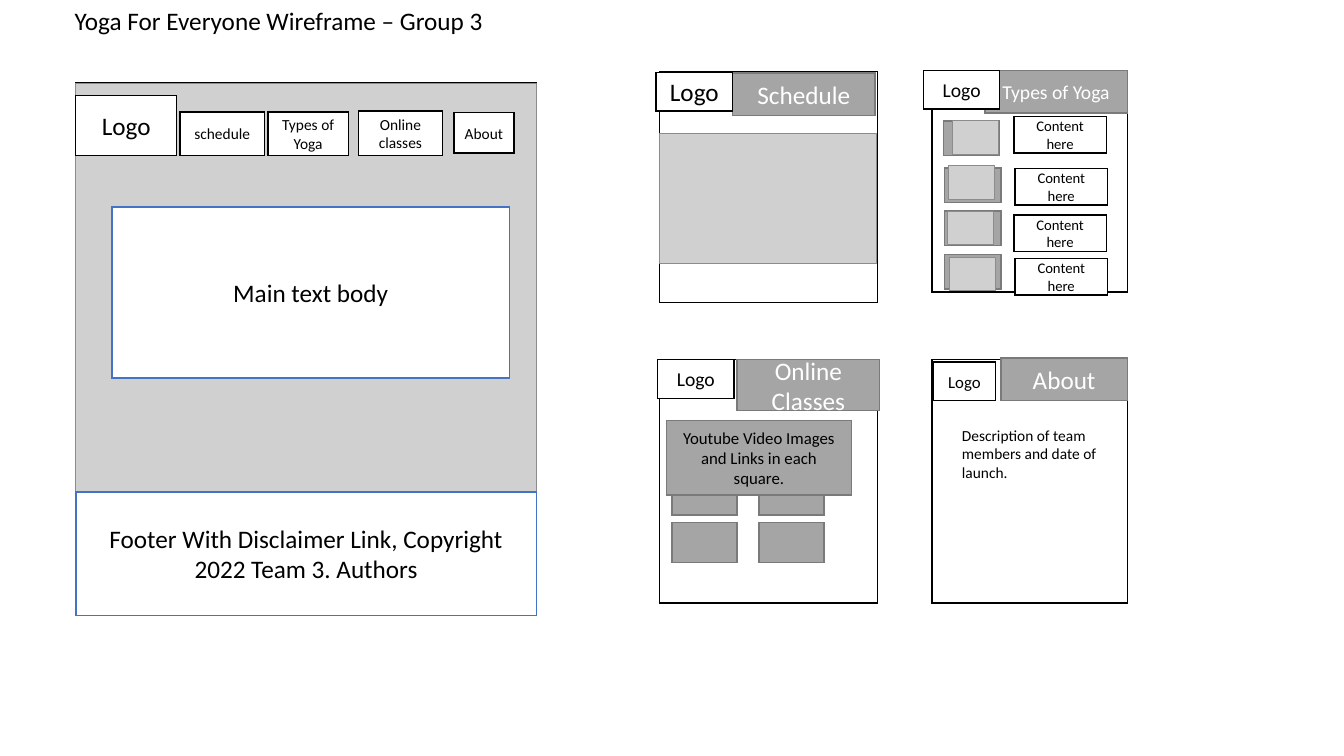
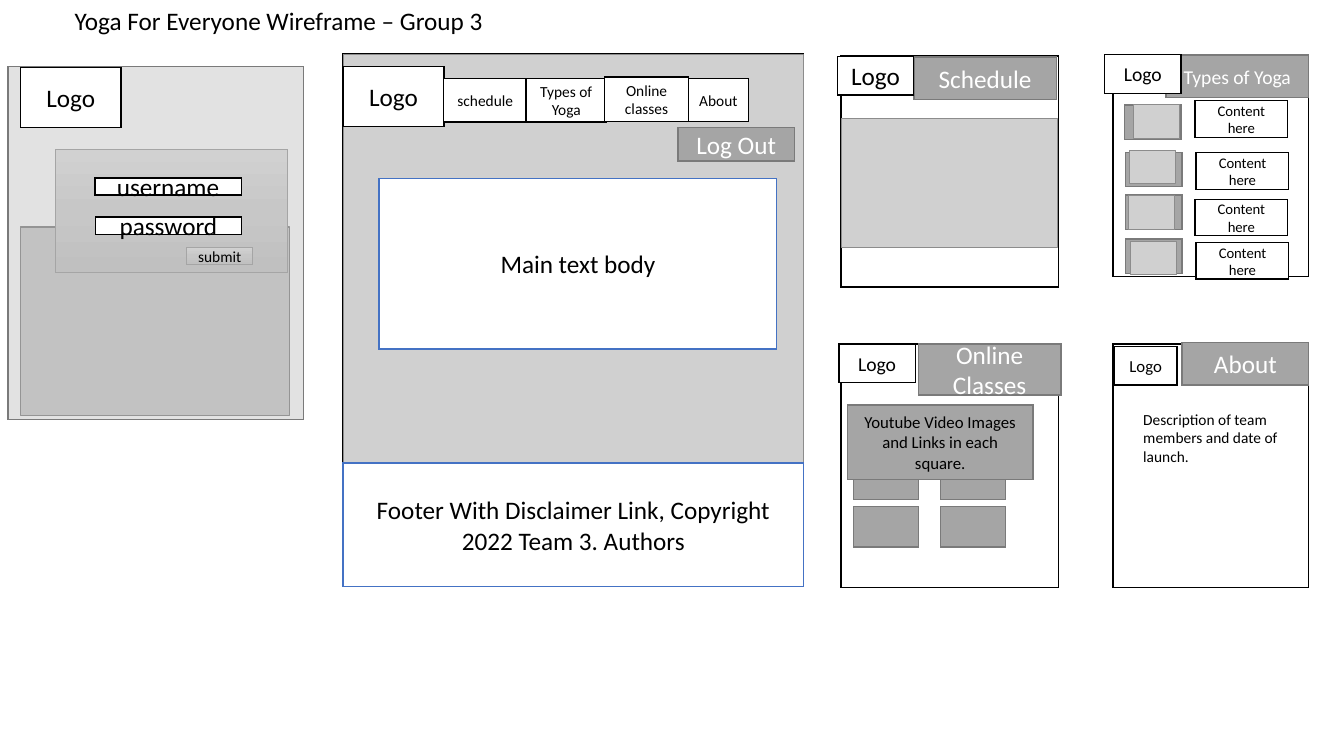
Before and after one commit to c0y01202/yoga-for-everyone, a slide deck: slide 1 of images/wireframe.pptx. Drawn at 1344x756 pixels with LibreOffice and Linux fonts; fonts in the diff are those of the drawing; grey boxes stand for pictures. Boxes give left, top, right and bottom in pixels: in the first picture for what was removed or moved away, otherwise in the second. Text is boxed around its words. In the diff, an @@ line names an element or a change of style, - is before the commit and + after.

```diff
--- a/images/wireframe.pptx
+++ b/images/wireframe.pptx
@@ 4 rectangles, 1 picture moved together from (x1=76, y1=83, x2=536, y2=615) to (x1=343, y1=53, x2=804, y2=586) @@
@@ rectangle added at (x1=8, y1=67, x2=304, y2=419), fill #A5A5A5 at 32% opacity, outline #7A7A7A 1 pt @@
@@ rectangle added at (x1=20, y1=68, x2=121, y2=128), fill #FFFFFF, outline #000000 1 pt, 18 pt, text #000000 @@
+Logo
@@ rectangle "schedule" moved from (x1=180, y1=112, x2=265, y2=155) to (x1=444, y1=79, x2=528, y2=122) @@
@@ rectangle "Types of Yoga" moved from (x1=268, y1=112, x2=349, y2=155) to (x1=526, y1=79, x2=607, y2=122) @@
@@ rectangle "Online classes" moved from (x1=359, y1=111, x2=443, y2=155) to (x1=605, y1=77, x2=689, y2=121) @@
@@ rectangle "About" moved from (x1=454, y1=113, x2=514, y2=153) to (x1=689, y1=79, x2=749, y2=122) @@
@@ rectangle added at (x1=55, y1=149, x2=288, y2=272), fill gradient #D2D2D2 to #C8C8C8 to #C0C0C0, outline #A5A5A5 0.5 pt @@
@@ rectangle added at (x1=678, y1=127, x2=795, y2=160), fill #A5A5A5, outline #7A7A7A 1 pt, 18 pt, text #FFFFFF @@
+Log Out
@@ rectangle added at (x1=95, y1=177, x2=241, y2=195), fill #FFFFFF, outline #000000 1 pt, 18 pt, text #000000 @@
+username
@@ picture added at (x1=20, y1=227, x2=289, y2=415) @@
@@ rectangle added at (x1=95, y1=217, x2=241, y2=234), fill #FFFFFF, outline #000000 1 pt, 18 pt, text #000000 @@
+password
@@ rectangle added at (x1=187, y1=247, x2=252, y2=264), fill gradient #D2D2D2 to #C8C8C8 to #C0C0C0, outline #A5A5A5 0.5 pt, 11 pt, text #000000 @@
+submit
@@ 25 rectangles, 5 pictures, 1 text moved together from (x1=656, y1=71, x2=1127, y2=603) to (x1=838, y1=54, x2=1309, y2=587) @@
```
Also in this commit, not shown: 4 other files.
